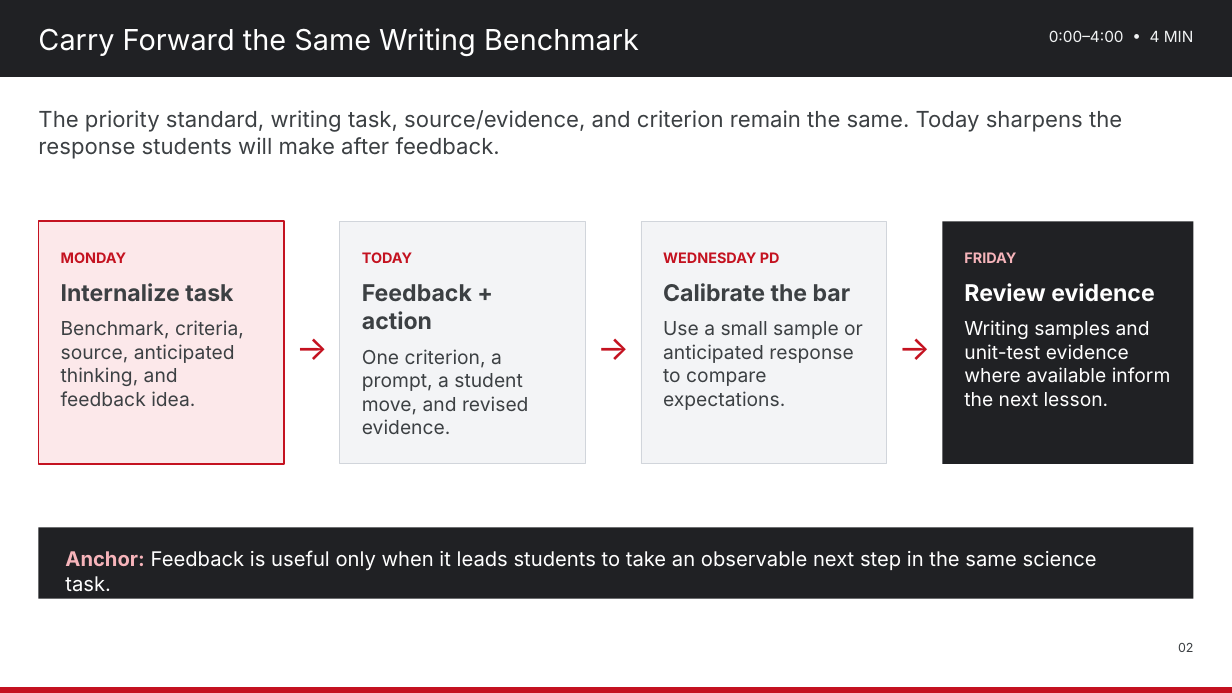
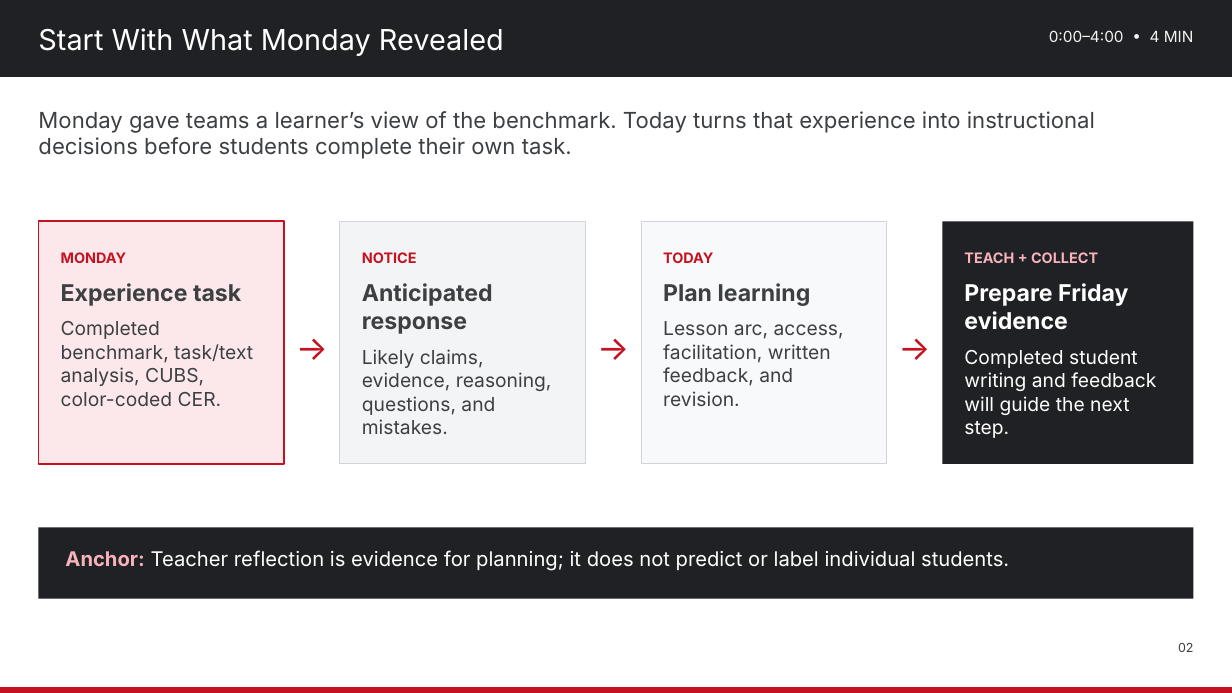
Before and after one commit to nbhs-science/nbhs-science, a slide deck: slide 2 of assets/plc/2026-10-27_Lesson_Internalization_Color-Coded_CER_Evidence_to_Feedback_and_Revision.pptx. Drawn at 1232x693 pixels with LibreOffice and Linux fonts; fonts in the diff are those of the drawing. Boxes give left, top, right and bottom in pixels: in the first picture for what was removed or moved away, otherwise in the second. Text is boxed around its words. In the diff, an @@ line names an element or a change of style, - is before the commit and + after.

Commit message:
Revise Oct. 26–30 science literacy materials
Replace all four agendas and editable decks; add the Biology HS-LS2-1 benchmark resource. The sequence now moves from teacher-as-student benchmark analysis to lesson planning, CUBS/CER strategy instruction, completed student writing, written feedback, and a standard-mastery next step.

```diff
--- a/assets/plc/2026-10-27_Lesson_Internalization_Color-Coded_CER_Evidence_to_Feedback_and_Revision.pptx
+++ b/assets/plc/2026-10-27_Lesson_Internalization_Color-Coded_CER_Evidence_to_Feedback_and_Revision.pptx
@@ text at [38,28,504,56]: text changed @@
-Carry Forward the Same Writing Benchmark
+Start With What Monday Revealed
@@ text at [38,111,1095,159]: text changed @@
-The priority standard, writing task, source/evidence, and criterion remain the same. Today sharpens the response students will make after feedback.
+Monday gave teams a learner’s view of the benchmark. Today turns that experience into instructional decisions before students complete their own task.
@@ rectangle at [641,221,886,464]: fill #F3F4F6 to #F8F9FA @@
@@ text at [362,252,552,415]: text changed @@
-TODAY
-Feedback + action
-One criterion, a prompt, a student move, and revised evidence.
+NOTICE
+Anticipated response
+Likely claims, evidence, reasoning, questions, and mistakes.
@@ text at [663,252,844,406]: text changed @@
-WEDNESDAY PD
-Calibrate the bar
-Use a small sample or anticipated response to compare expectations.
+TODAY
+Plan learning
+Lesson arc, access, facilitation, written feedback, and revision.
@@ text at [964,252,1156,415]: text changed @@
-FRIDAY
-Review evidence
-Writing samples and unit-test evidence where available inform the next lesson.
+TEACH + COLLECT
+Prepare Friday evidence
+Completed student writing and feedback will guide the next step.
@@ text at [61,283,253,406]: text changed @@
-Internalize task
-Benchmark, criteria, source, anticipated thinking, and feedback idea.
+Experience task
+Completed benchmark, task/text analysis, CUBS, color-coded CER.
@@ text at [65,550,1009,571]: text changed @@
-Anchor: Feedback is useful only when it leads students to take an observable next step in the same science task.
+Anchor: Teacher reflection is evidence for planning; it does not predict or label individual students.
```
Also in this commit, not shown: 4 other slides changed, 2 slides added, 2 slides removed, 8 other files.
